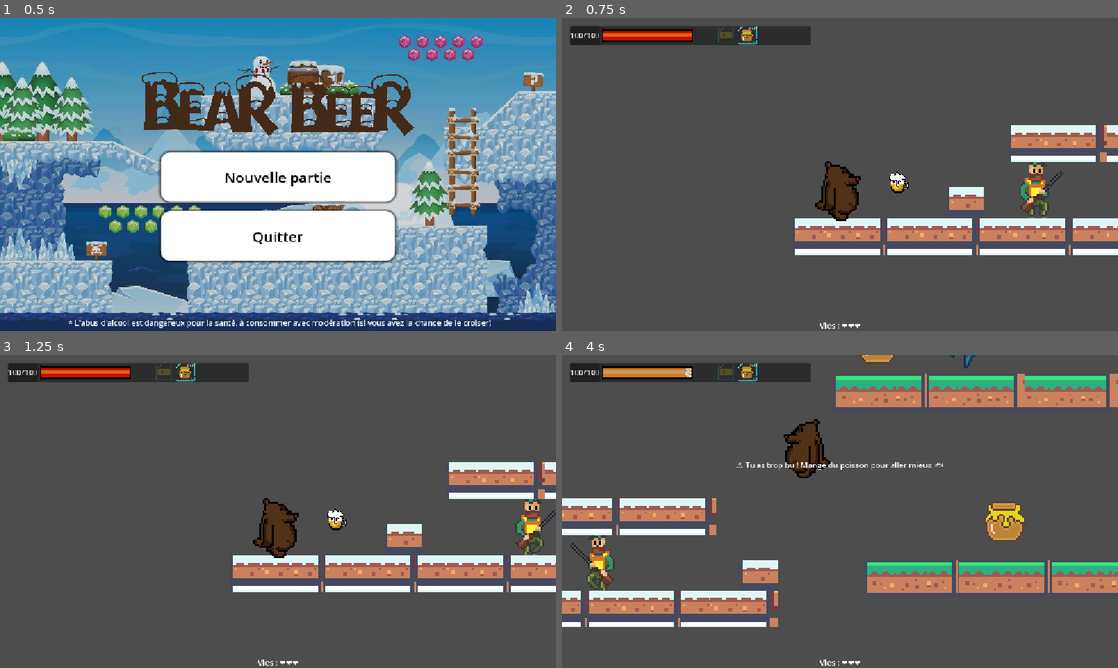
Above: before the commit, frames 1-4 (two rows, left to right).
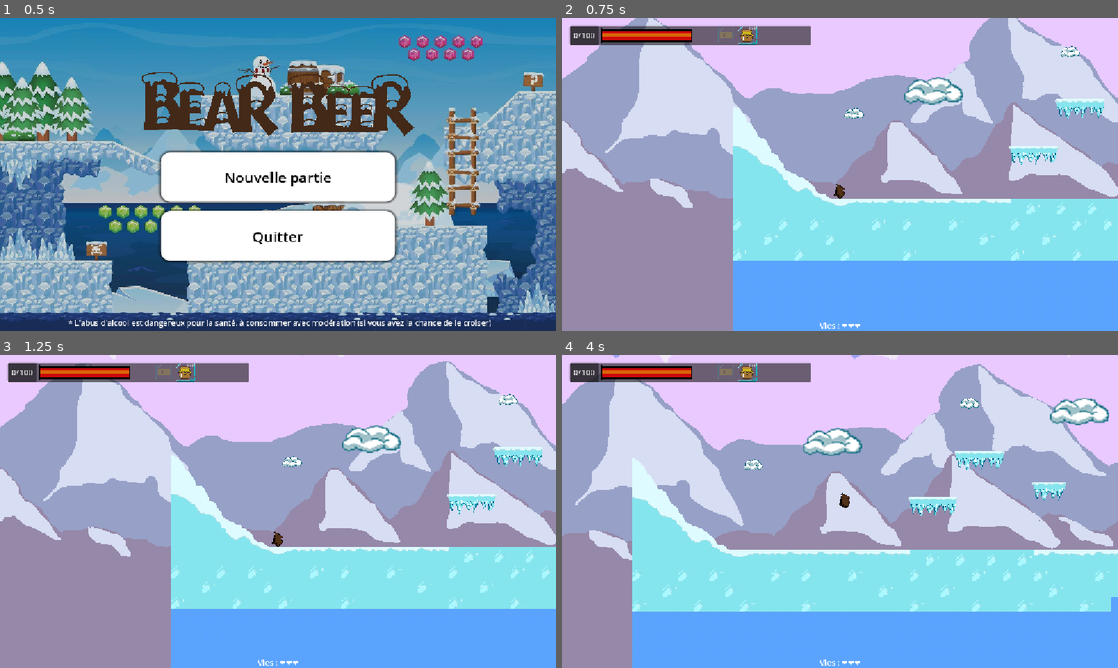
Above: after the commit, the same moments.

Repository: Oozudex/GameJam-BearBeer
Game: Godot game, scene res://Scene/main_menu.tscn
Same seed, same stepped clock (60 frames per second), same inputs: the game is played once before the commit and once after it.
Inputs:
- Up to frame 1 (0.5 s): no input
- Up to frame 2 (0.75 s): click "Nouvelle partie" at 0.5 s
- Up to frame 3 (1.25 s): no input
- Up to frame 4 (4 s): hold Right (ui_right) 1.28-2.78 s; tap Up (ui_up) at 1.52, 2.27, 3.77 s; hold Left (ui_left) 2.78-3.53 s; hold Right (ui_right) from 3.53 s (still down)

Frame 1 is identical in both runs. In frame 2, 99% of the frame differs, in the area x 0-100%, y 0-100%; in frame 3, 99%; in frame 4, 99%.

Commit message:
Ajout du fond et du paralax + commencement de mettre le gameplay

Diff:
--- a/Scene/game_dev.tscn
+++ b/Scene/game_dev.tscn
@@ -38,6 +38,16 @@
 [ext_resource type="Texture2D" uid="uid://djnj41t6731qh" path="res://assets/Tilemap/sapins sans neige.png" id="30_safwb"]
 [ext_resource type="Texture2D" uid="uid://dvt6myui23wm6" path="res://assets/Tilemap/fleursrose bleu-0003.png" id="32_ywoba"]
 [ext_resource type="Texture2D" uid="uid://coqhv887jsxtg" path="res://assets/Tilemap/bord.png" id="33_kk4l6"]
+[ext_resource type="Texture2D" uid="uid://drhuqtavthbo5" path="res://assets/Back1.png" id="39_ox58s"]
+[ext_resource type="Texture2D" uid="uid://b3rati204j0c2" path="res://assets/Back2.png" id="40_xwp0c"]
+[ext_resource type="Texture2D" uid="uid://bkqnaissnnwsg" path="res://assets/Back3.png" id="41_lr58w"]
+[ext_resource type="Script" uid="uid://dl62umvsbhmh5" path="res://scripts/hearts.gd" id="42_xwp0c"]
+[ext_resource type="Script" uid="uid://cs14bs37i4bjf" path="res://scripts/hud.gd" id="43_abuxc"]
+[ext_resource type="PackedScene" uid="uid://ci7qrvjk3wbf8" path="res://Scene/temperature_ui.tscn" id="44_2sf4w"]
+[ext_resource type="Texture2D" uid="uid://ddnilmlniw20w" path="res://assets/inventaire_ticket.png" id="45_02l3n"]
+[ext_resource type="PackedScene" uid="uid://cueektpecd8pq" path="res://Scene/inventory_honey.tscn" id="46_ky34d"]
+[ext_resource type="PackedScene" uid="uid://bnjx8evuurdtc" path="res://Scene/killzone.tscn" id="47_2sf4w"]
+[ext_resource type="PackedScene" uid="uid://dbt71dh3jxfub" path="res://Scene/forest_zone.tscn" id="48_02l3n"]
 
 [sub_resource type="TileSetAtlasSource" id="TileSetAtlasSource_k6h6g"]
 texture = ExtResource("1_aq2kk")
@@ -512,6 +522,9 @@
 sources/23 = SubResource("TileSetAtlasSource_abuxc")
 sources/5 = SubResource("TileSetAtlasSource_2sf4w")
 
+[sub_resource type="WorldBoundaryShape2D" id="WorldBoundaryShape2D_02l3n"]
+distance = -94.0
+
 [node name="GameDev" type="Node2D"]
 
 [node name="TileMap" type="TileMap" parent="."]
@@ -520,10 +533,125 @@
 format = 2
 layer_0/tile_data = PackedInt32Array(0, 458774, 6, 1, 524310, 6, 2, 196612, 0, 3, 131076, 0, 4, 196612, 0, 5, 131076, 0 …(62446 unchanged characters)…
 
-[node name="Player" parent="." instance=ExtResource("5_crvqk")]
-position = Vector2(26.000061, -5)
-scale = Vector2(1.64, 1.64)
+[node name="ParallaxBackground" type="ParallaxBackground" parent="."]
+
+[node name="Ciel" type="ParallaxLayer" parent="ParallaxBackground"]
+position = Vector2(0, -44)
+motion_scale = Vector2(0.1, 1)
+motion_mirroring = Vector2(5000, 0)
+
+[node name="Sprite2D" type="Sprite2D" parent="ParallaxBackground/Ciel"]
+position = Vector2(0, -93)
+texture = ExtResource("39_ox58s")
+
+[node name="1er Montagne" type="ParallaxLayer" parent="ParallaxBackground"]
+position = Vector2(0, -59)
+motion_scale = Vector2(0.3, 1)
+motion_mirroring = Vector2(5000, 0)
+
+[node name="Sprite2D" type="Sprite2D" parent="ParallaxBackground/1er Montagne"]
+texture = ExtResource("40_xwp0c")
+
+[node name="2eme Montagne" type="ParallaxLayer" parent="ParallaxBackground"]
+position = Vector2(0, -47)
+motion_scale = Vector2(0.6, 1)
+motion_mirroring = Vector2(5000, 0)
+
+[node name="Sprite2D" type="Sprite2D" parent="ParallaxBackground/2eme Montagne"]
+texture = ExtResource("41_lr58w")
+
+[node name="Player" parent="." node_paths=PackedStringArray("temperature_ui") instance=ExtResource("5_crvqk")]
+light_mask = 2
+position = Vector2(0, -3)
+temperature_ui = NodePath("")
 
 [node name="Camera2D" type="Camera2D" parent="Player"]
-position = Vector2(-2.4390244, 2.4390244)
-zoom = Vector2(3, 3)
+position = Vector2(0, -12)
+limit_bottom = 250
+limit_smoothed = true
+position_smoothing_enabled = true
+
+[node name="ColdTimer" type="Timer" parent="Player"]
+wait_time = 5.0
+autostart = true
+
+[node name="Hearts" type="CanvasLayer" parent="."]
+script = ExtResource("42_xwp0c")
+
+[node name="HeartsLabel" type="Label" parent="Hearts"]
+anchors_preset = 7
+anchor_left = 0.5
+anchor_top = 1.0
+anchor_right = 0.5
+anchor_bottom = 1.0
+offset_left = -20.0
+offset_top = -23.0
+offset_right = 20.0
+grow_horizontal = 2
+grow_vertical = 0
+
+[node name="HUD" type="CanvasLayer" parent="."]
+script = ExtResource("43_abuxc")
+
+[node name="Root" type="Control" parent="HUD"]
+layout_mode = 3
+anchors_preset = 15
+anchor_right = 1.0
+anchor_bottom = 1.0
+grow_horizontal = 2
+grow_vertical = 2
+
+[node name="Panel" type="PanelContainer" parent="HUD/Root"]
+modulate = Color(0.87545645, 0.8754565, 0.87545645, 1)
+layout_mode = 1
+offset_left = 16.0
+offset_top = 16.0
+offset_right = 316.0
+offset_bottom = 56.0
+
+[node name="HBoxContainer" type="HBoxContainer" parent="HUD/Root/Panel"]
+custom_minimum_size = Vector2(500, 0)
+layout_mode = 2
+theme_override_constants/separation = 8
+
+[node name="TemperatureUI" parent="HUD/Root/Panel/HBoxContainer" instance=ExtResource("44_2sf4w")]
+custom_minimum_size = Vector2(300, 0)
+layout_mode = 2
+
+[node name="TicketIcon" type="TextureRect" parent="HUD/Root/Panel/HBoxContainer"]
+custom_minimum_size = Vector2(32, 32)
+layout_mode = 2
+texture = ExtResource("45_02l3n")
+stretch_mode = 5
+
+[node name="InventoryHoney" parent="HUD/Root/Panel/HBoxContainer" instance=ExtResource("46_ky34d")]
+custom_minimum_size = Vector2(40, 0)
+layout_mode = 2
+
+[node name="MessageLabel" type="Label" parent="HUD/Root"]
+layout_mode = 1
+anchors_preset = 8
+anchor_left = 0.5
+anchor_top = 0.5
+anchor_right = 0.5
+anchor_bottom = 0.5
+offset_left = -20.0
+offset_top = -105.0
+offset_right = 20.0
+offset_bottom = -82.0
+grow_horizontal = 2
+grow_vertical = 2
+
+[node name="MessageTimer" type="Timer" parent="HUD/Root"]
+
+[node name="Killzone" parent="." instance=ExtResource("47_2sf4w")]
+position = Vector2(111, 225)
+
+[node name="CollisionShape2D" type="CollisionShape2D" parent="Killzone"]
+shape = SubResource("WorldBoundaryShape2D_02l3n")
+
+[node name="ForestZone" parent="." instance=ExtResource("48_02l3n")]
+position = Vector2(7935, -12)
+scale = Vector2(128.44615, 46.226166)
+
+[connection signal="timeout" from="Player/ColdTimer" to="Player" method="_on_cold_timer_timeout"]
--- a/project.godot
+++ b/project.godot
@@ -26,6 +26,7 @@
 
 [display]
 
+window/size/mode=2
 window/stretch/mode="canvas_items"
 
 [rendering]
--- a/scripts/main_menu.gd
+++ b/scripts/main_menu.gd
@@ -13,7 +13,7 @@
 
 func _on_start_pressed() -> void:
 	GameState.reset_run()
-	get_tree().change_scene_to_file("res://Scene/game.tscn")
+	get_tree().change_scene_to_file("res://Scene/game_dev.tscn")
 
 
 func _on_exit_pressed() -> void:
--- a/scripts/player.gd
+++ b/scripts/player.gd
@@ -1,7 +1,7 @@
 extends CharacterBody2D
 
-const SPEED = 150.0
-const JUMP_VELOCITY = -300.0
+const SPEED = 200.0
+const JUMP_VELOCITY = -500.0
 
 @onready var animated_sprite_2d: AnimatedSprite2D = $AnimatedSprite2D
 
Not shown: 1 places in Scene/game_dev.tscn that only renumber resources
Binary file added: assets/Back1.png
Not shown, added: assets/Back1.png.import
Binary file added: assets/Back2.png
Not shown, added: assets/Back2.png.import
Binary file added: assets/Back3.png
Not shown, added: assets/Back3.png.import
Not shown, added: export_presets.cfg
